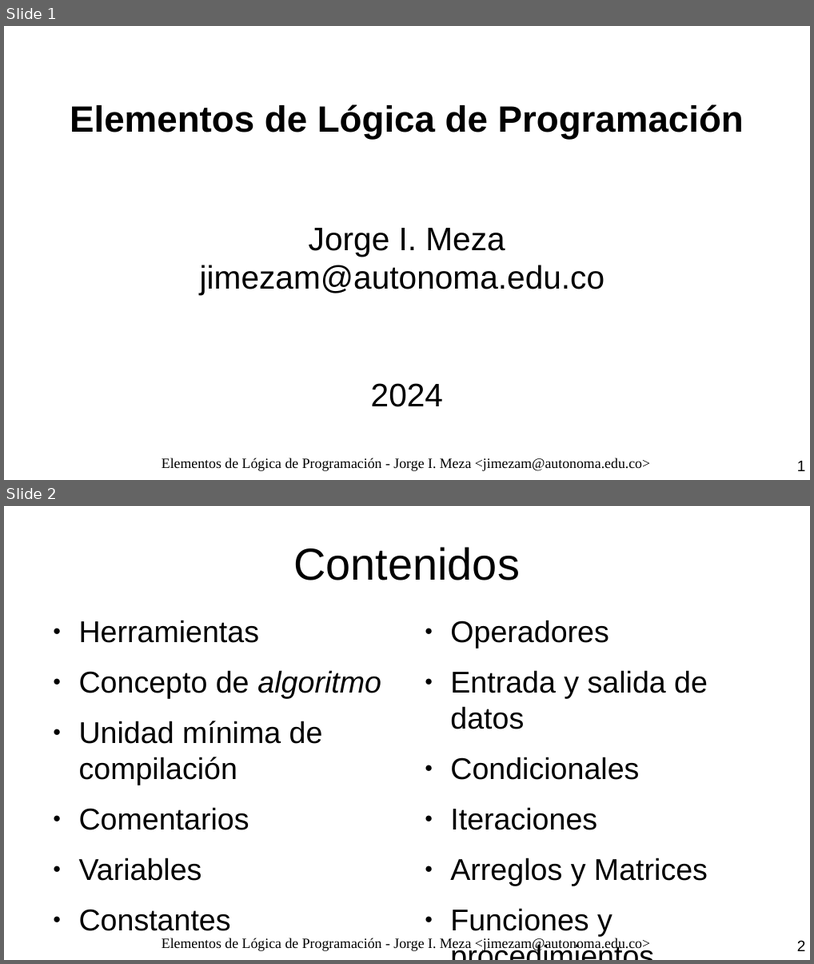
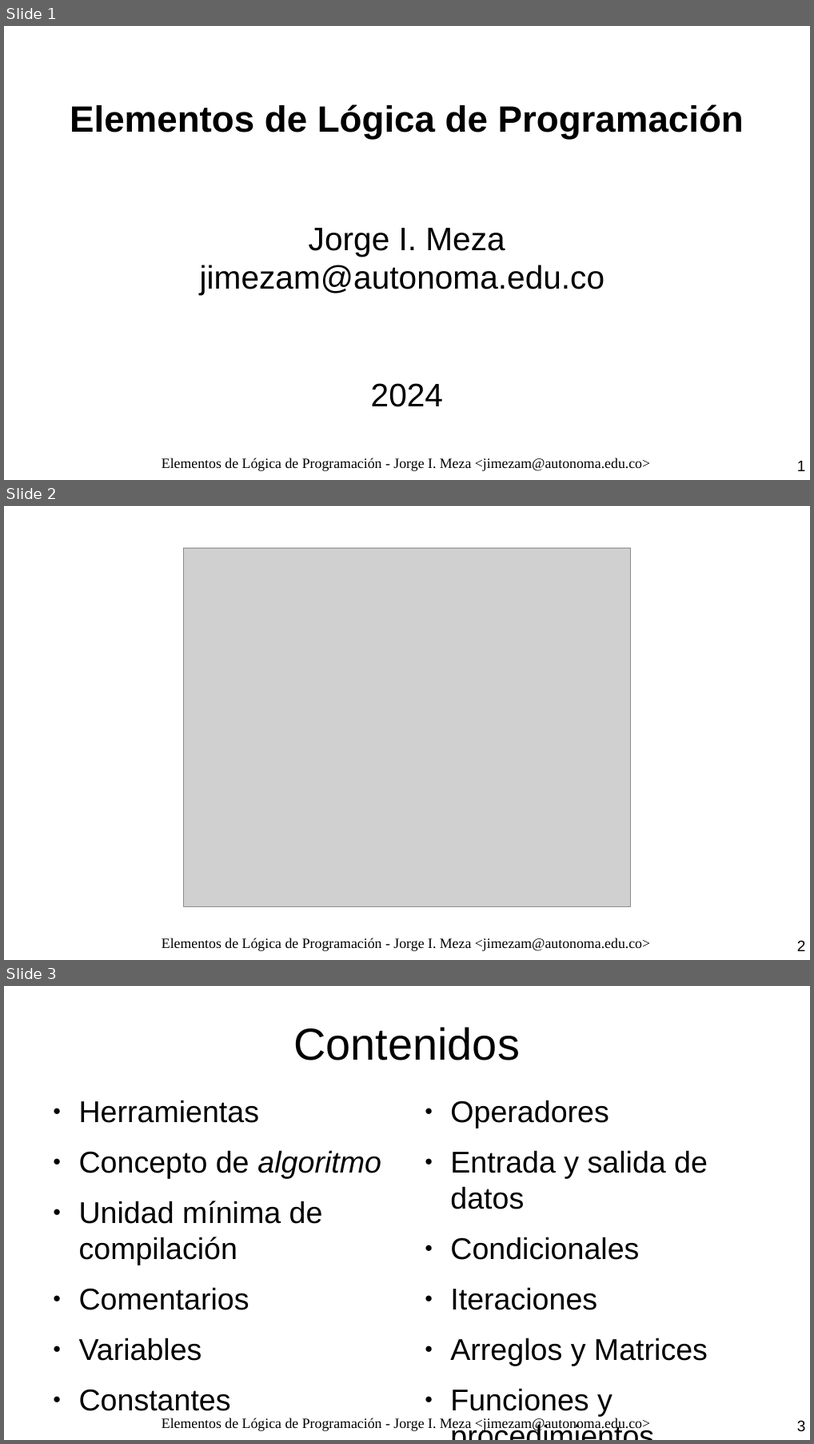
Before and after one commit to jimezam/curso-fpoo, a slide deck: current/Contenidos/0. Repaso - Lógica de Programación/0. Repaso - Lógica de Programación.odp. Shown one above the other, each under a label of ours: slides 1 and 2 before the commit, slides 1, 2 and 3 after it. The pictures are 814x964 and 814x1444 pixels, drawn with LibreOffice and Linux fonts; fonts in the diff are those of the drawing; grey boxes stand for pictures. Boxes give left, top, right and bottom in pixels: in the first picture for what was removed or moved away, otherwise in the second. Text is boxed around its words. In the diff, an @@ line names an element or a change of style, - is before the commit and + after.

```diff
--- a/current/Contenidos/0. Repaso - Lógica de Programación/0. Repaso - Lógica de Programación.odp
+++ b/current/Contenidos/0. Repaso - Lógica de Programación/0. Repaso - Lógica de Programación.odp
@@ slide 2 added at (4, 506, 810, 960), background #FFFFFF; not listed: 1 template element that a slide beside it also shows @@
@@ picture added at (183, 548, 631, 906) @@
@@ text added at (162, 937, 650, 951), 14 pt, text #000000 @@
+Elementos de Lógica de Programación - Jorge I. Meza <jimezam@autonoma.edu.co>
@@ what was slide 2 is now slide 3 @@
@@ page number at (798, 1420, 806, 1431): text changed @@
-2
+3
```
Also in this commit, not shown: 13 other files.
